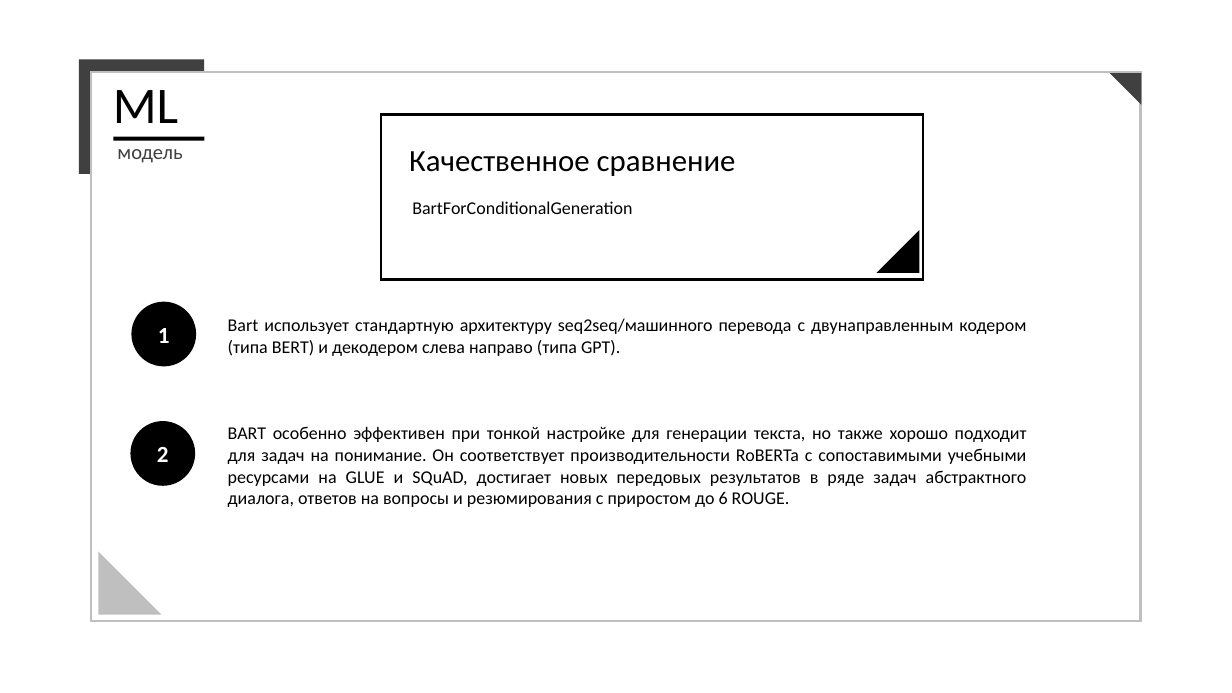
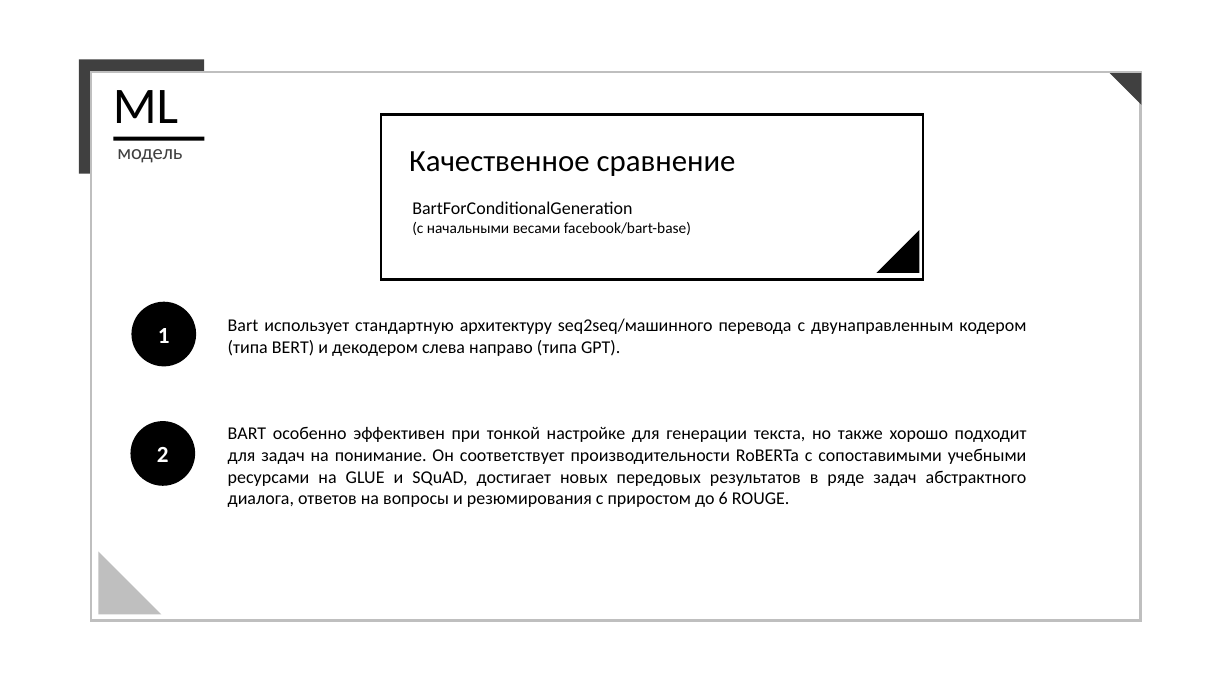
Before and after one commit to RuslanLat/atom, a slide deck: slide 10 of presentation.pptx. Drawn at 1232x693 pixels with LibreOffice and Linux fonts; fonts in the diff are those of the drawing. Boxes give left, top, right and bottom in pixels: in the first picture for what was removed or moved away, otherwise in the second. Text is boxed around its words. In the diff, an @@ line names an element or a change of style, - is before the commit and + after.

```diff
--- a/presentation.pptx
+++ b/presentation.pptx
@@ text at box(412, 222, 691, 235): paragraph added @@
+(с начальными весами facebook/bart-base)
```
Also in this commit, not shown: 4 other slides changed, 1 slide added, 3 slides removed, 1 other file.
